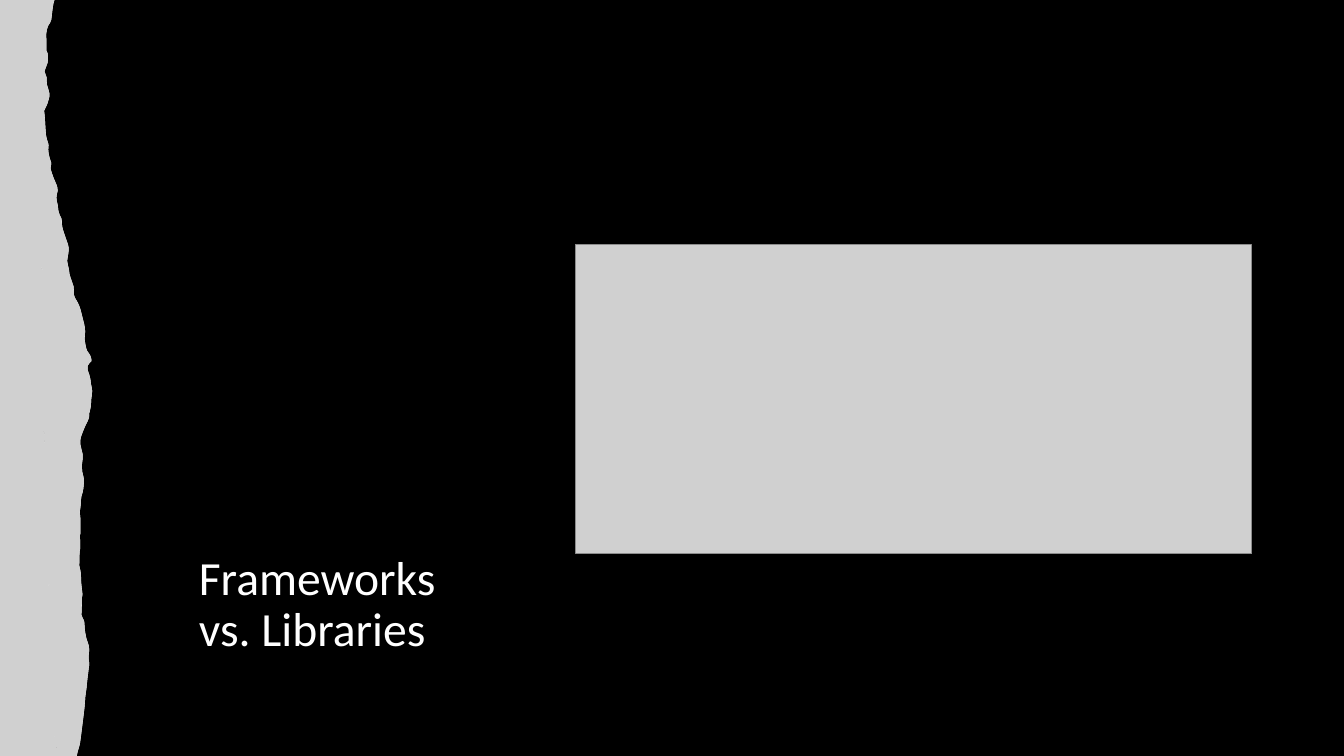
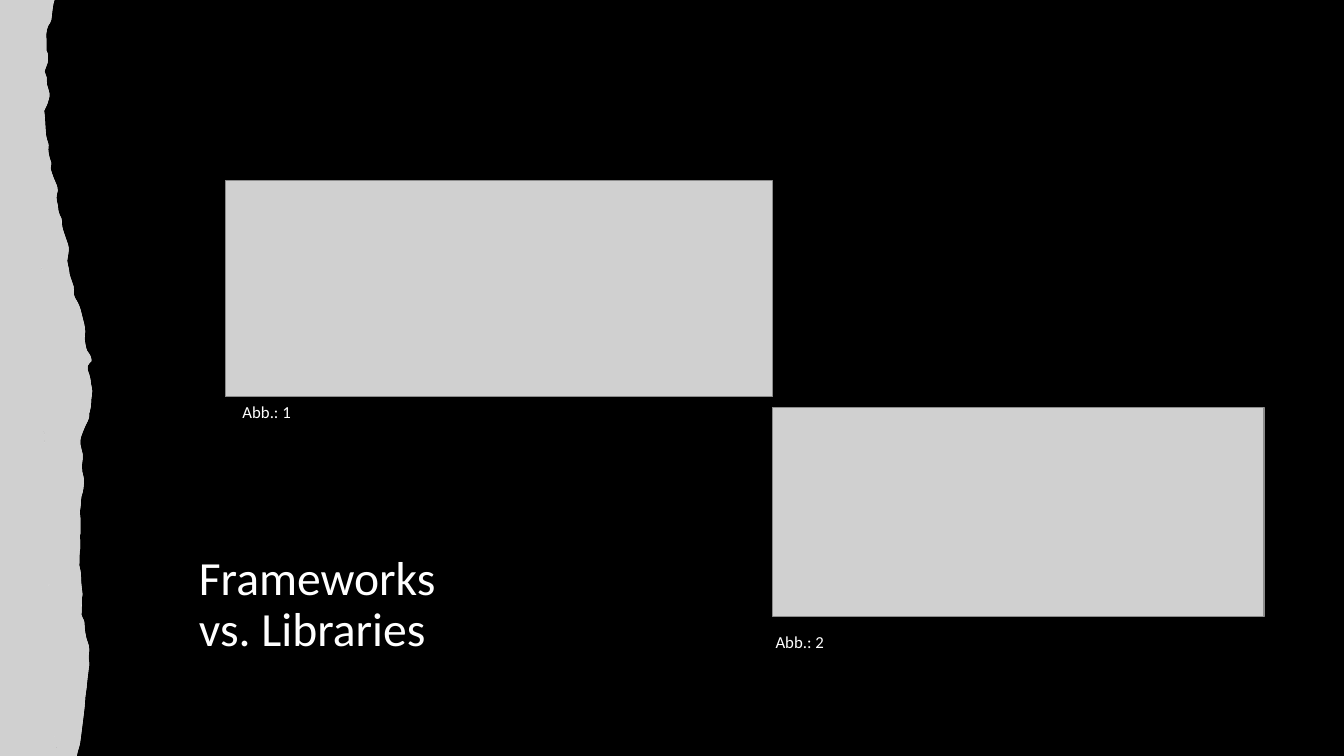
Before and after one commit to anna-staub/leiterlispiel, a slide deck: slide 3 of documents/JavaScript_Libraries/Gruppe_C_Praesentation_JSLibraries.pptx. Drawn at 1344x756 pixels with LibreOffice and Linux fonts; fonts in the diff are those of the drawing; grey boxes stand for pictures. Boxes give left, top, right and bottom in pixels: in the first picture for what was removed or moved away, otherwise in the second. Text is boxed around its words. In the diff, an @@ line names an element or a change of style, - is before the commit and + after.

```diff
--- a/documents/JavaScript_Libraries/Gruppe_C_Praesentation_JSLibraries.pptx
+++ b/documents/JavaScript_Libraries/Gruppe_C_Praesentation_JSLibraries.pptx
@@ picture added at box(225, 181, 772, 397) @@
@@ picture removed at box(576, 245, 1252, 554) @@
@@ text added at box(242, 406, 290, 418), 12 pt, text #FFFFFF @@
+Abb.: 1
@@ picture added at box(772, 407, 1264, 616) @@
@@ text added at box(776, 636, 823, 648), 12 pt, text #FFFFFF @@
+Abb.: 2
```
Also in this commit, not shown: 4 other slides changed, 1 other file.
